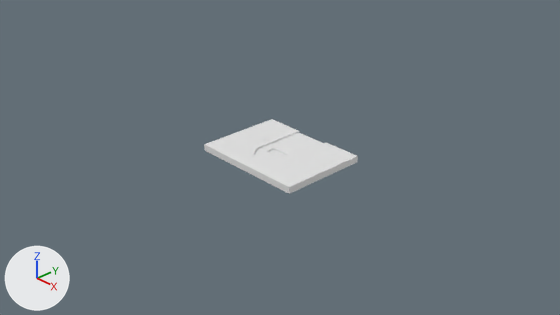
An edit to the Blender file assets/furniture/decorDoor/SourceFiles/decorDoor.blend, drawn before and after from the same camera.
The view is the same before and after, from the file's camera 'Camera'. Arrows for +X, +Y and +Z are at lower left; the lights stay in place.

Names of what the first picture shows: 'Cube', 'door', 'window'.
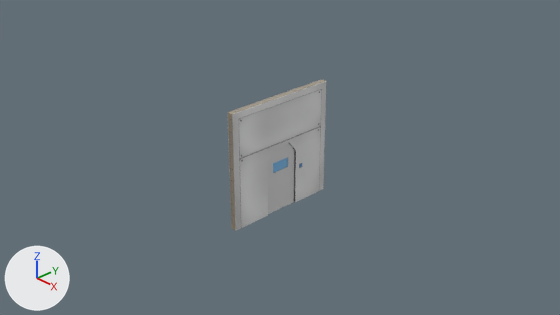
Where the newer file only moved an object's origin or applied its transform, the numbers keep the older frame.

Patch to the scene script:
```diff
--- a/assets/furniture/decorDoor/SourceFiles/decorDoor.blend.py
+++ b/assets/furniture/decorDoor/SourceFiles/decorDoor.blend.py
@@ img_decordoortexture_png @@
+img_decordoortexture_png = load_image('decorDoorTexture.png', 'decorDoorTexture.png', 1024, 1024, 'sRGB')
@@ mat_material @@
 mat_material = principled_material('Material')
-mat_material.base_color = (0.8, 0.8, 0.8)  # white #e7e7e7
+mat_material.texture = img_decordoortexture_png
@@ mat_framematerial @@
+mat_framematerial = principled_material('FrameMaterial')
+mat_framematerial.texture = img_decordoortexture_png
@@ me_cube_001 @@
 # used by ob_door; location = (0.0, 0.0, 0.075); scale = (1.0, 0.75, 1.0)
-me_cube_001.from_pydata(...)  # 20 vertices, 14 faces; spans x -0.308..0.308, y -0.491..0.9, z -0.1..-0.05
-me_cube_001.materials.append(mat_material)  # white #e7e7e7
+me_cube_001.from_pydata(...)  # 20 vertices, 14 faces; spans x -0.025..0.025, y -0.411..0.411, z -0.982..0.068
+# me_cube_001 part 1: the whole mesh is rebuilt
+me_cube_001.materials.append(mat_framematerial)  # picture img_decordoortexture_png
@@ me_cube_1 @@
+me_cube_1.from_pydata(...)  # 44 vertices, 32 faces; spans x -0.05..0.05, y -0.9..0.9, z -0.89..0.91
+me_cube_1.materials.append(mat_material)  # picture img_decordoortexture_png
@@ ob_cube @@
-ob_cube = bpy.data.objects.new('Cube', me_cube)
-ob_cube.location = (0.0, 0.0, 0.0)
@@ ob_frame @@
+ob_frame = bpy.data.objects.new('Frame', me_cube_1)
+ob_frame.location = (0.0, 0.0, 0.0)
+ob_frame.rotation_euler = (3.142, 0.0, 0.0)  # degrees (180, 0, 0)
```

Where the change shows, as pixel boxes (x1, y1, x2, y2) in the pictures (560 x 315 px):
'Frame', added: after (228, 79, 327, 231)
'Cube', deleted: before (204, 119, 358, 194)
'door', surface changed, reshaped: before (254, 133, 324, 161); after (268, 143, 295, 214)
'window', surface changed: (269, 149, 288, 173) in both
